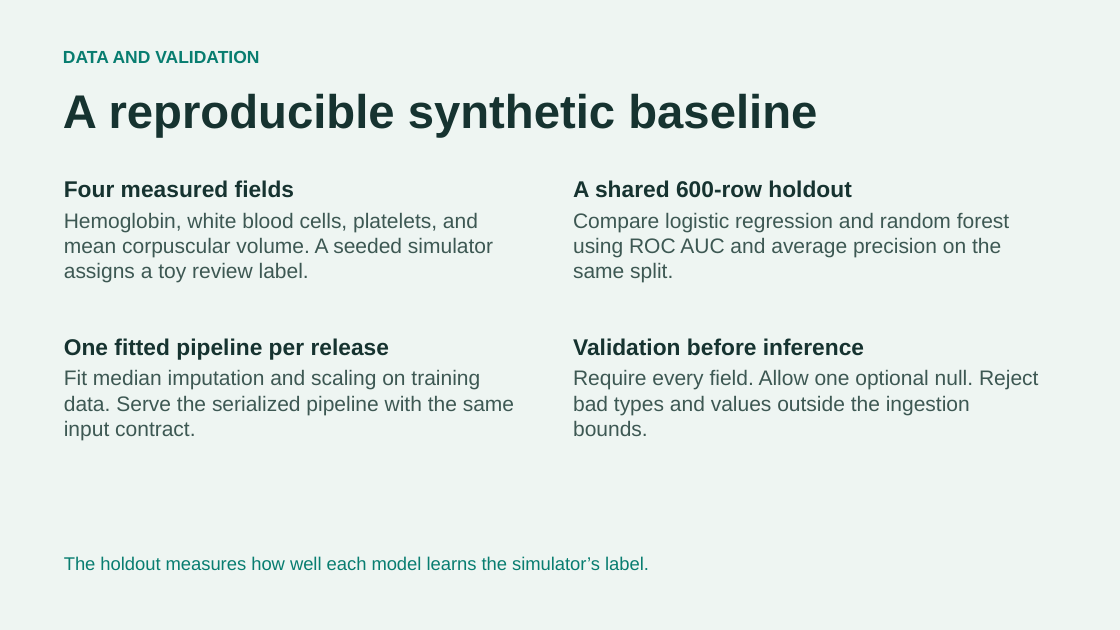
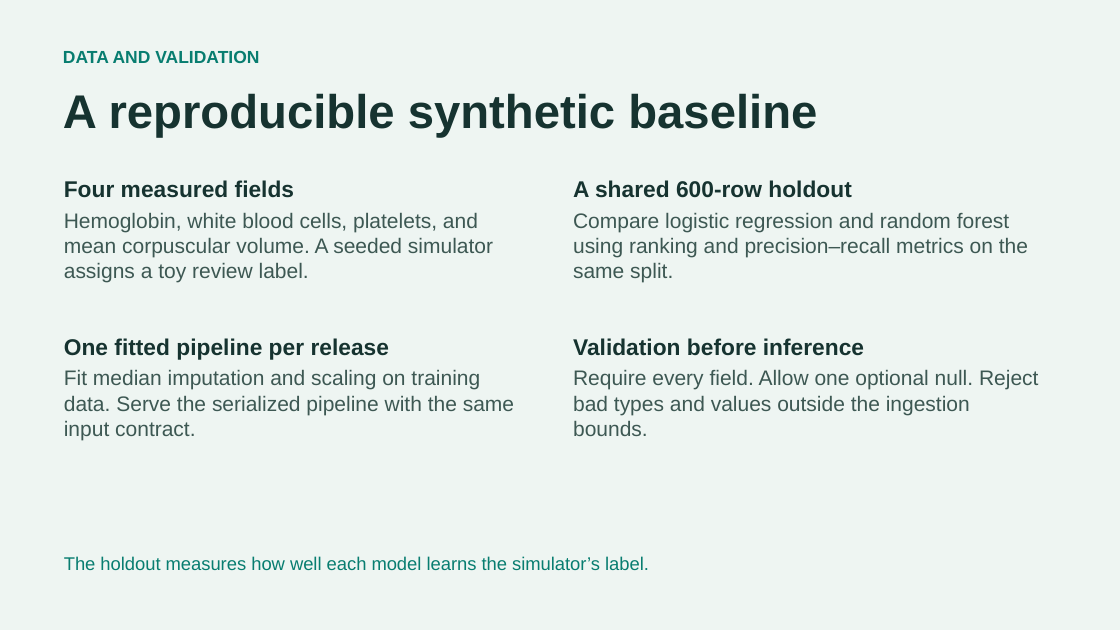
Before and after one commit to LoWeT3469/lab-model-review-workbench, a slide deck: slide 2 of docs/lab-workbench-slides.pptx. Drawn at 1120x630 pixels with LibreOffice and Linux fonts; fonts in the diff are those of the drawing. Boxes give left, top, right and bottom in pixels: in the first picture for what was removed or moved away, otherwise in the second. Text is boxed around its words. In the diff, an @@ line names an element or a change of style, - is before the commit and + after.

```diff
--- a/docs/lab-workbench-slides.pptx
+++ b/docs/lab-workbench-slides.pptx
@@ text at <box>573,213,1028,283</box>: text changed @@
-Compare logistic regression and random forest using ROC AUC and average precision on the same split.
+Compare logistic regression and random forest using ranking and precision–recall metrics on the same split.
```
Also in this commit, not shown: 2 slides added, 2 slides removed, 11 other files.
